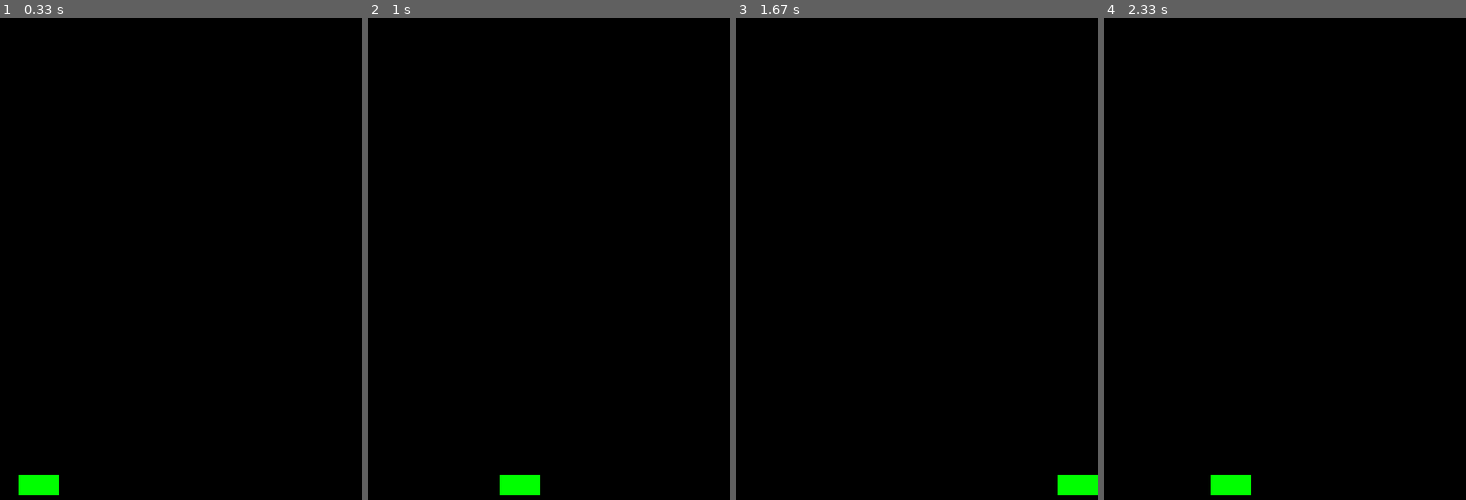
Above: before the commit, frames 1-4 (left to right).
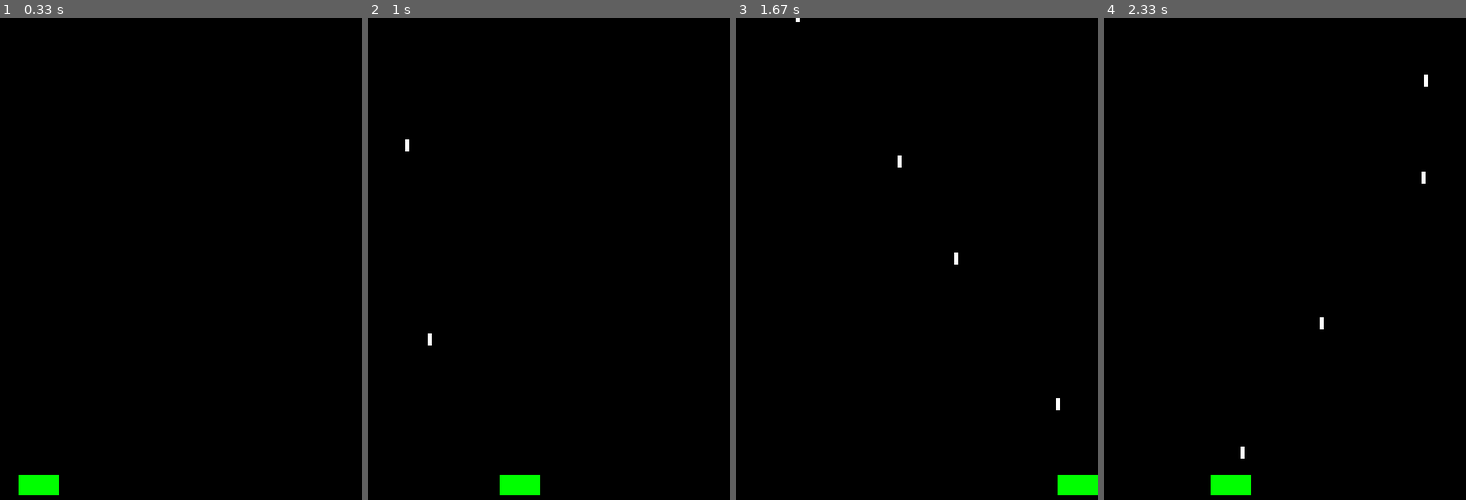
Above: after the commit, the same moments.

Repository: sobadrush/Pygame_SpaceInvader
Game: pygame game, started from space_invader.py
Same seed, same stepped clock (60 frames per second), same inputs: the game is played once before the commit and once after it.
Inputs:
- Up to frame 1 (0.33 s): no input
- Up to frame 2 (1 s): tap Space at 0.33, 0.73 s; hold Right from 0.67 s (still down)
- Up to frame 3 (1.67 s): tap Space at 1.03, 1.23, 1.53 s; release Right at 1.13 s; hold Right 1.17-1.63 s
- Up to frame 4 (2.33 s): hold Left 1.67-2.2 s; tap Space at 1.73, 2.03, 2.3 s; hold Left from 2.23 s (still down)

Frame 1 is identical in both runs. In frame 2, less than 0.1% of the frame differs, in the area x 10-18%, y 25-68%; in frame 3, less than 0.1%; in frame 4, 0.1%, in the area x 37-90%, y 11-92%.

Commit message:
[feat](game): 「步驟 2」：Bullet 類別與 Player 發射子彈 shoot 方法

Diff:
--- a/space_invader.py
+++ b/space_invader.py
@@ -38,9 +38,11 @@
         if self.rect.left < 0:
             self.rect.left = 0
 
-    def shoot(self):
-        # 我們等一下再來實作
-        print("SHOOT!")
+    def shoot(self, all_sprites_group, bullets_group):
+        """ 發射子彈 """
+        new_bullet = Bullet(self.rect.centerx, self.rect.top)
+        all_sprites_group.add(new_bullet) # 動態添加子彈到 Sprite Group
+        bullets_group.add(new_bullet) # 動態添加子彈到 Bullet Group
 
 
 # --- 新增 Bullet 類別 ---
@@ -71,6 +73,9 @@
 
 # --- 建立 Sprite Groups ---
 all_sprites = pygame.sprite.Group()
+
+bullets = pygame.sprite.Group() # 存放所有子彈
+
 player = Player()
 all_sprites.add(player)
 
@@ -84,7 +89,7 @@
             running = False
         elif event.type == pygame.KEYDOWN:
             if event.key == pygame.K_SPACE: # 按下空格鍵
-                player.shoot()
+                player.shoot(all_sprites, bullets)
 
     # --- 遊戲邏輯更新 ---
     all_sprites.update()
